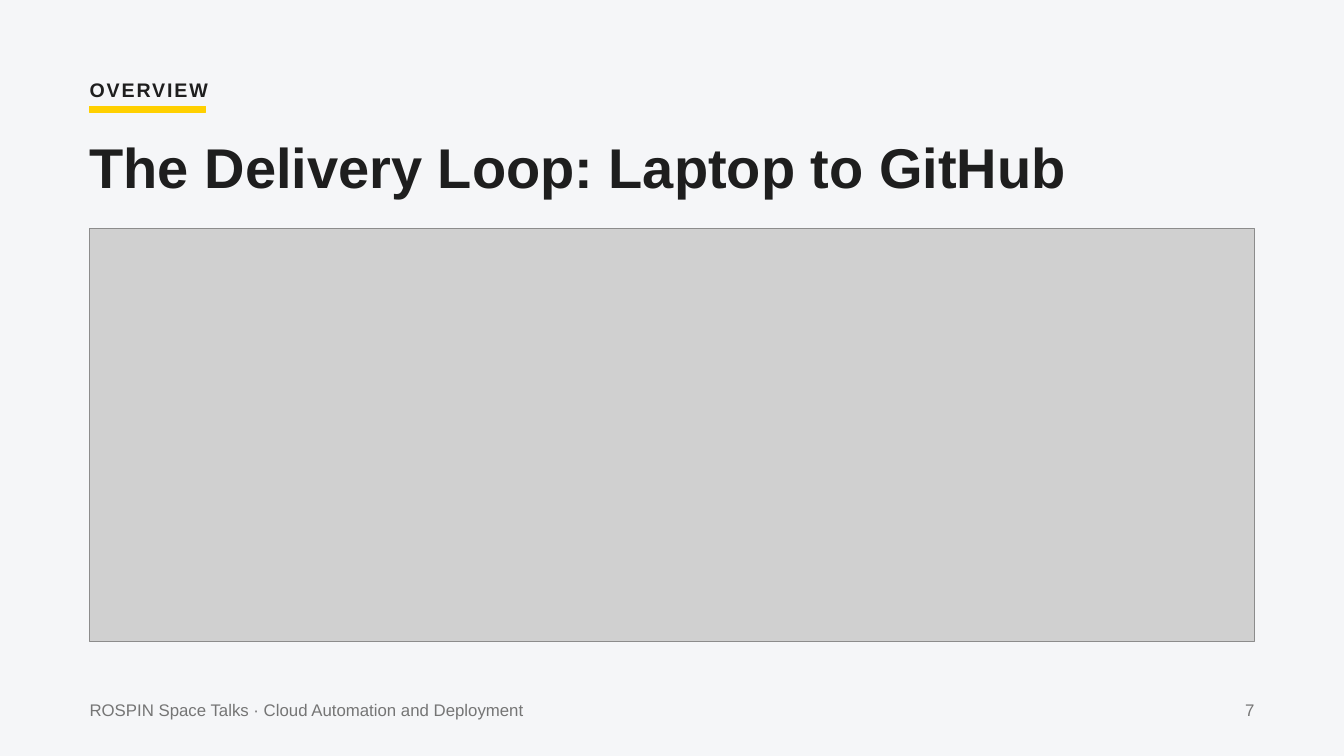
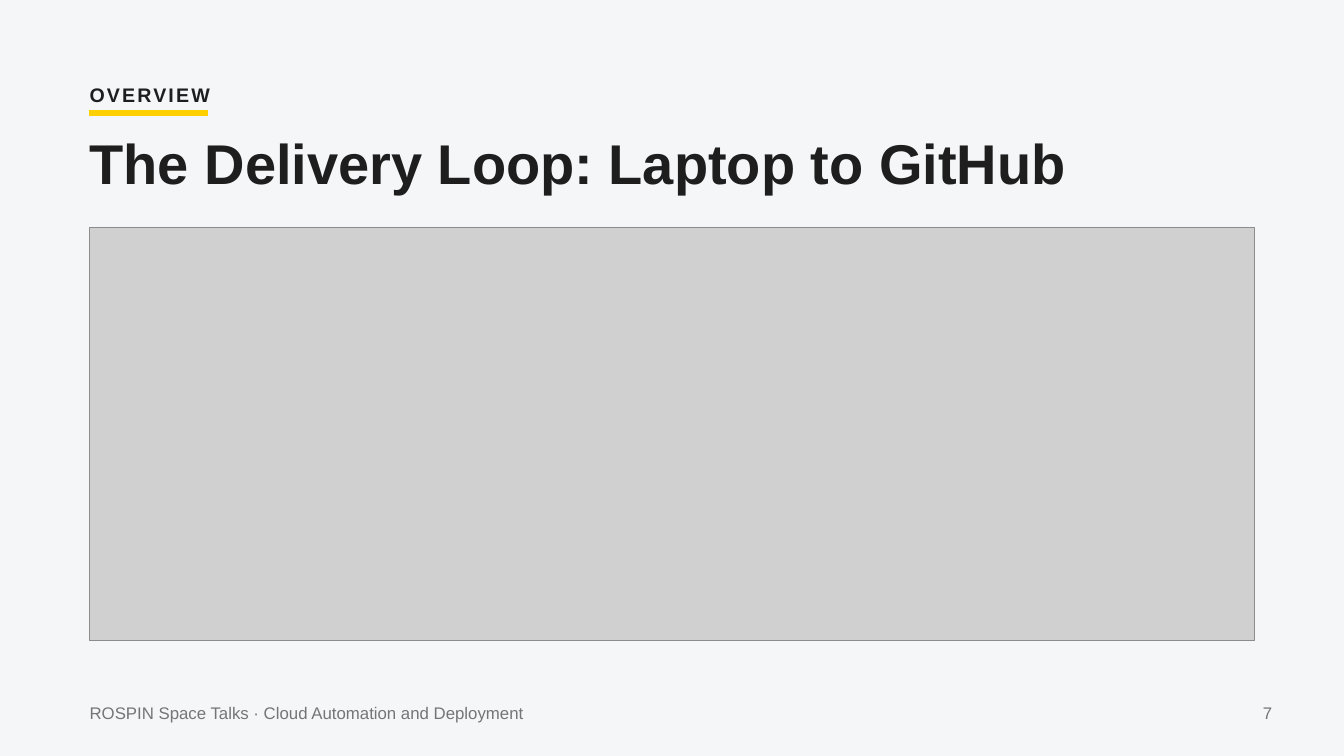
Before and after one commit to agi1clj/ROSPIN_Workshop_Infra, a slide deck: slide 7 of docs/ROSPIN-Cloud-Workshop.pptx. Drawn at 1344x756 pixels with LibreOffice and Linux fonts; fonts in the diff are those of the drawing; grey boxes stand for pictures. Boxes give left, top, right and bottom in pixels: in the first picture for what was removed or moved away, otherwise in the second. Text is boxed around its words. In the diff, an @@ line names an element or a change of style, - is before the commit and + after.

Commit message:
docs: updated workshop slides (card layout, PDF and PPTX)

```diff
--- a/docs/ROSPIN-Cloud-Workshop.pptx
+++ b/docs/ROSPIN-Cloud-Workshop.pptx
@@ text "OVERVIEW" at [89, 79, 228, 119]: letter spacing 2 to 2.3 pt; line spacing 1 to 1.22 @@
@@ rectangle: place and size @@
-rectangle at [89, 106, 206, 112]
+rectangle at [89, 110, 208, 116]
@@ text "The Delivery Loop: Laptop to ..." at [90, 143, 1065, 194]: line spacing 1 to 0.91 @@
@@ text "ROSPIN Space Talks · Cloud ..." at [90, 707, 524, 723]: line spacing 1 to 1.22 @@
@@ text "7" at [1263, 707, 1272, 719]: line spacing 1 to 1.22 @@
```
Also in this commit, not shown: 27 other slides changed, 1 other file.
